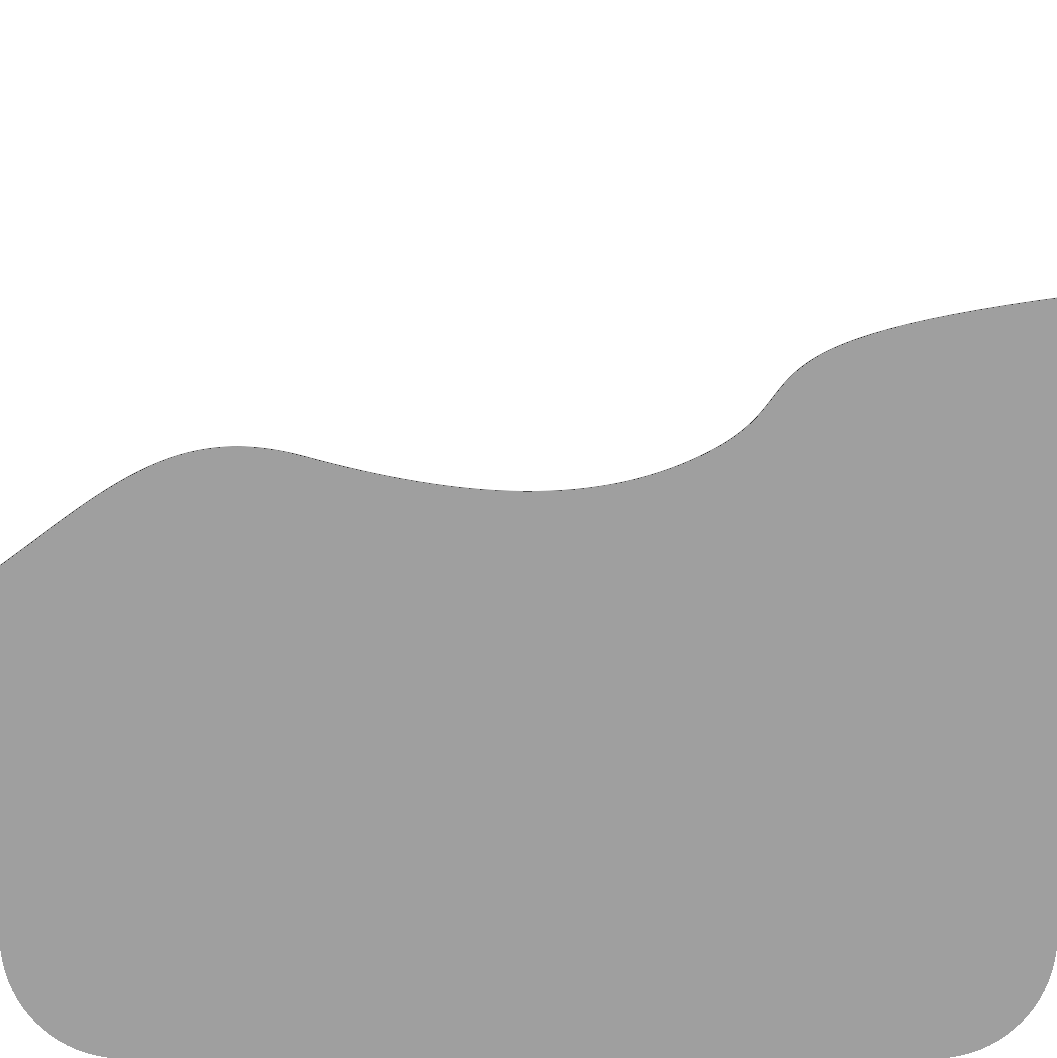
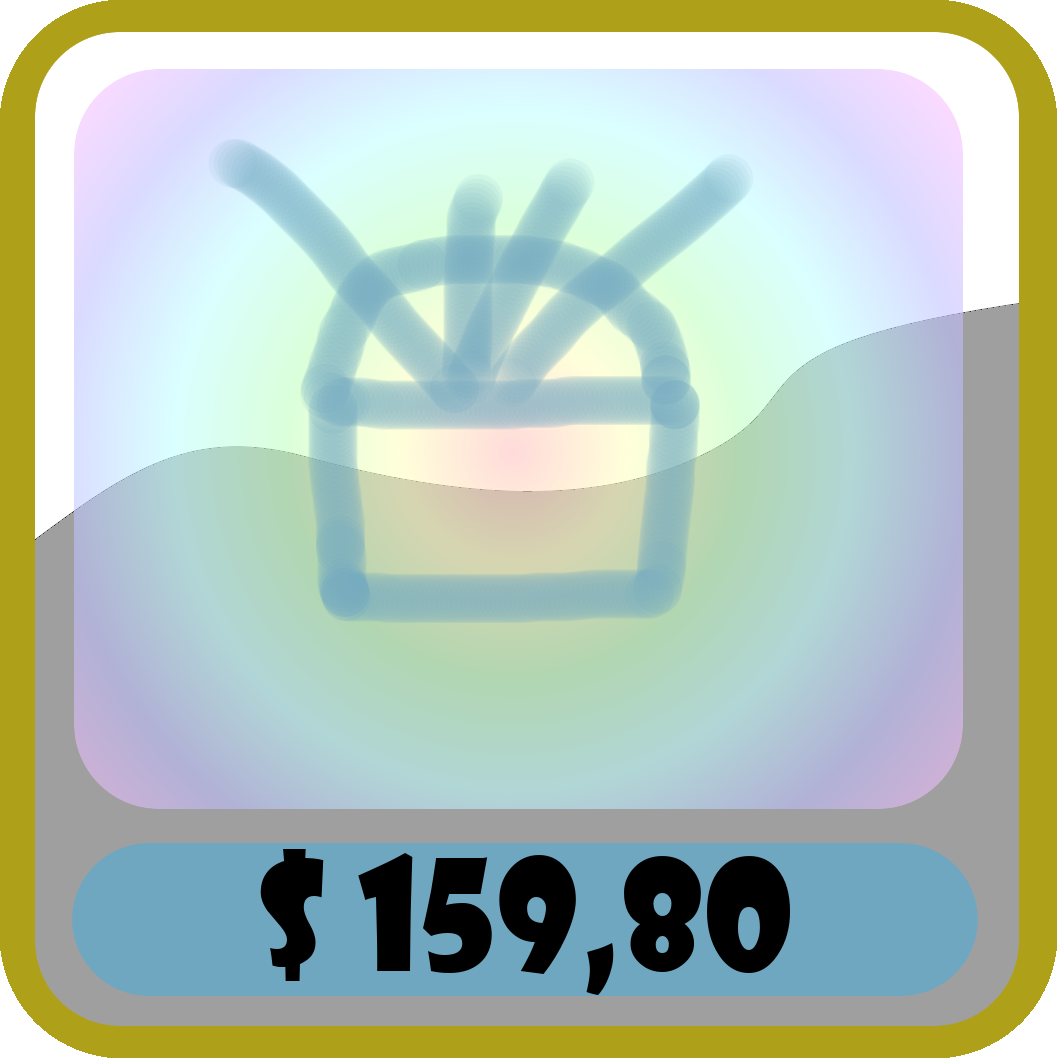
Revision of a layered 1057 x 1058 image; what changed, layer by layer:
added layer "Ebene #3" above "Ebene #2" over [208, 139, 754, 623]
added layer "Ebene #2" above "$ 159,80" over [74, 69, 963, 809]
added layer "$ 159,80" above "Ebene #1" over [260, 849, 791, 995]
added layer "Ebene #1" above "Ebene" over [72, 843, 978, 996]
added layer "Ebene" above "Hintergrund" over [0, 0, 1057, 1058]
